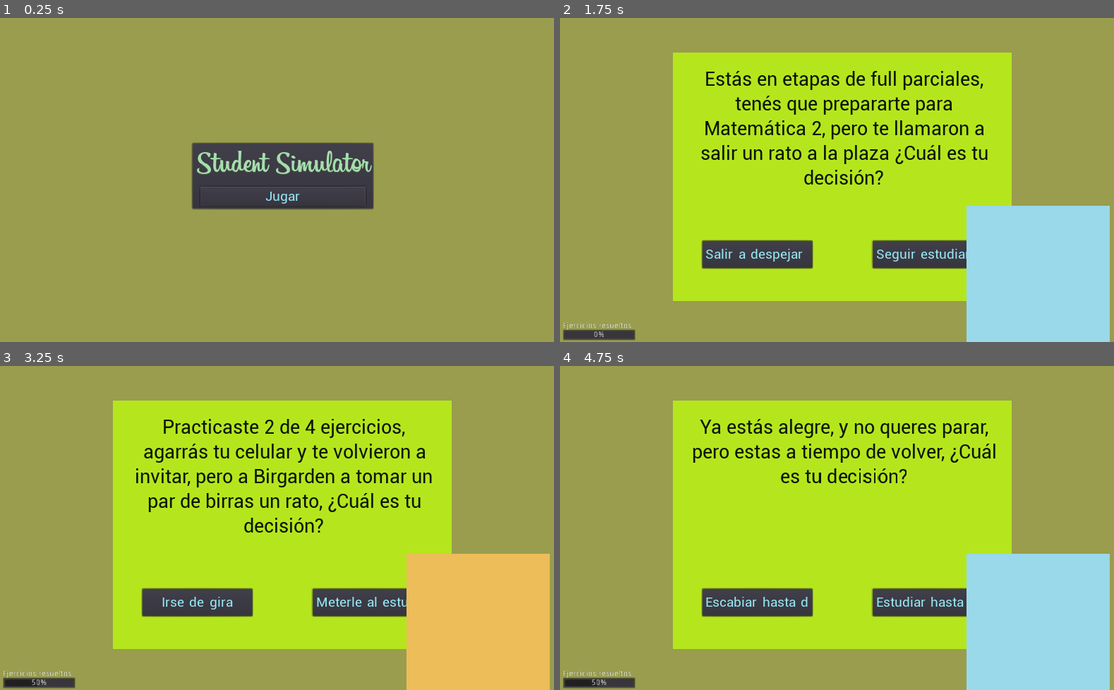
Above: before the commit, frames 1-4 (two rows, left to right).
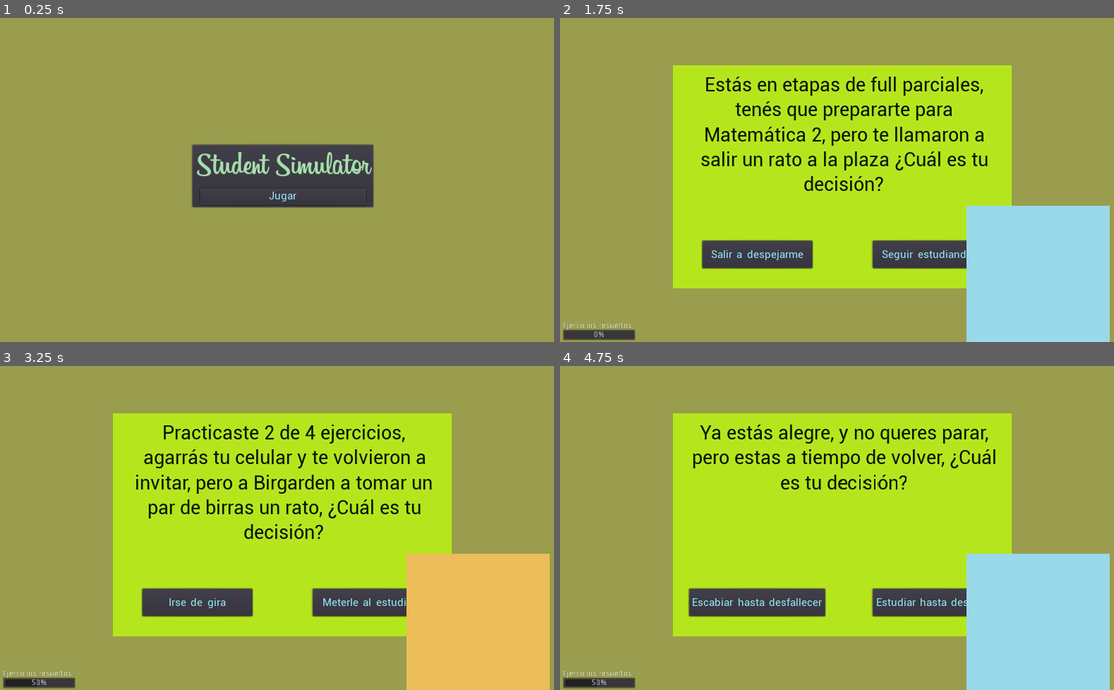
Above: after the commit, the same moments.

Repository: TraumaGames/StudentSimulator-TraumaGames
Game: Godot game, scene res://Main.tscn
The game is run twice, just before and just after one commit, with the same random seed, the same clock (stepped at 60 frames per second) and the same inputs.
Inputs:
- Up to frame 1 (0.25 s): no input
- Up to frame 2 (1.75 s): click "Jugar" at 0.5 s; tap Enter at 1.25 s
- Up to frame 3 (3.25 s): click "Seguir estudiando" at 2 s; tap Space at 2.75 s
- Up to frame 4 (4.75 s): click "Irse de gira" at 3.5 s; tap Enter at 4.25 s

The runs differ from the first frame. In frame 1, 1.5% of the frame differs, in the area x 34-68%, y 38-60%; in frame 2, 10%, in the area x 20-82%, y 10-88%; in frame 3, 10%; in frame 4, 8.7%.

Commit message:
Se solucionó problema con texto de botones en card

Diff:
--- a/Entities/Card/Card.tscn
+++ b/Entities/Card/Card.tscn
@@ -20,13 +20,14 @@
 }
 
 [node name="Sprite" type="Sprite" parent="."]
+scale = Vector2( 1, 0.9 )
 texture = ExtResource( 1 )
 
 [node name="Text" type="Label" parent="."]
 margin_left = -276.849
-margin_top = -199.0
+margin_top = -188.0
 margin_right = 282.151
-margin_bottom = 96.0
+margin_bottom = 107.0
 custom_fonts/font = SubResource( 1 )
 custom_colors/font_color = Color( 0.0431373, 0.0823529, 0.0156863, 1 )
 text = "Dedicate a otra cosa | Na mentira"
@@ -51,9 +52,8 @@
 margin_right = 252.0
 margin_bottom = 64.0
 rect_min_size = Vector2( 200, 50 )
-size_flags_vertical = 3
+size_flags_vertical = 6
 text = ""
-clip_text = true
 
 [node name="CenterCancel" type="CenterContainer" parent="."]
 margin_left = 2.76724
--- a/Entities/Card/CardInformation/CardInformation.gd
+++ b/Entities/Card/CardInformation/CardInformation.gd
@@ -2,8 +2,6 @@
 class_name CardInformation
 
 var parent
-#var next_card_accept: CardInformation
-#var next_card_cancel: CardInformation
 export var text: String
 export var textAccept: String
 export var textCancel: String
@@ -15,15 +13,6 @@
 func set_parent(parent):
 	self.parent = parent
 
-func initialize(text, textAccept, textCancel, statsAccept, statsCancel):#, card_accept: CardInformation=null, card_cancel: CardInformation=null):
-	self.text = text
-	self.textAccept = textAccept
-	self.textCancel = textCancel
-	self.stats_accept = statsAccept
-	self.stats_cancel = statsCancel
-#	next_card_accept = card_accept
-#	next_card_cancel = card_cancel
-
 func next_card_accept():
 	return parent.cards[next_card_index_accept] if(next_card_index_accept >= 0) else null
 
--- a/Entities/MenuButton/MenuButton.tscn
+++ b/Entities/MenuButton/MenuButton.tscn
@@ -3,7 +3,7 @@
 [ext_resource path="res://assets/fonts/Roboto-Regular.ttf" type="DynamicFontData" id=1]
 
 [sub_resource type="DynamicFont" id=1]
-size = 25
+size = 20
 extra_spacing_space = 3
 font_data = ExtResource( 1 )
 
Not shown: 1 places in Entities/MenuButton/MenuButton.tscn that only renumber resources
